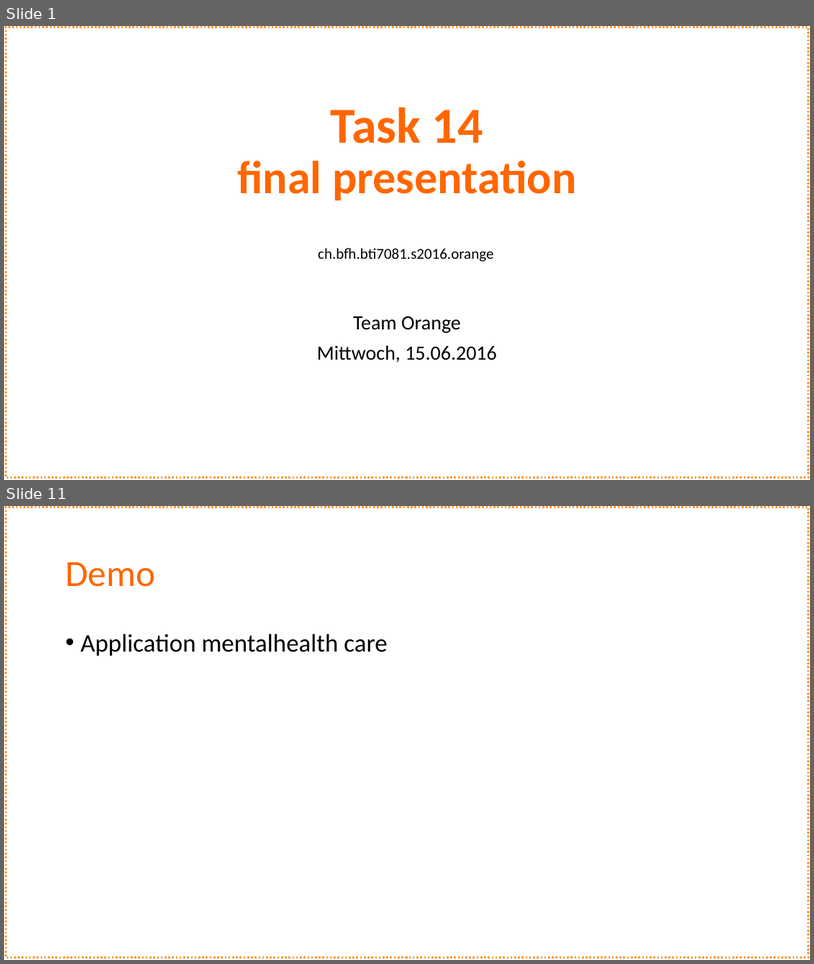
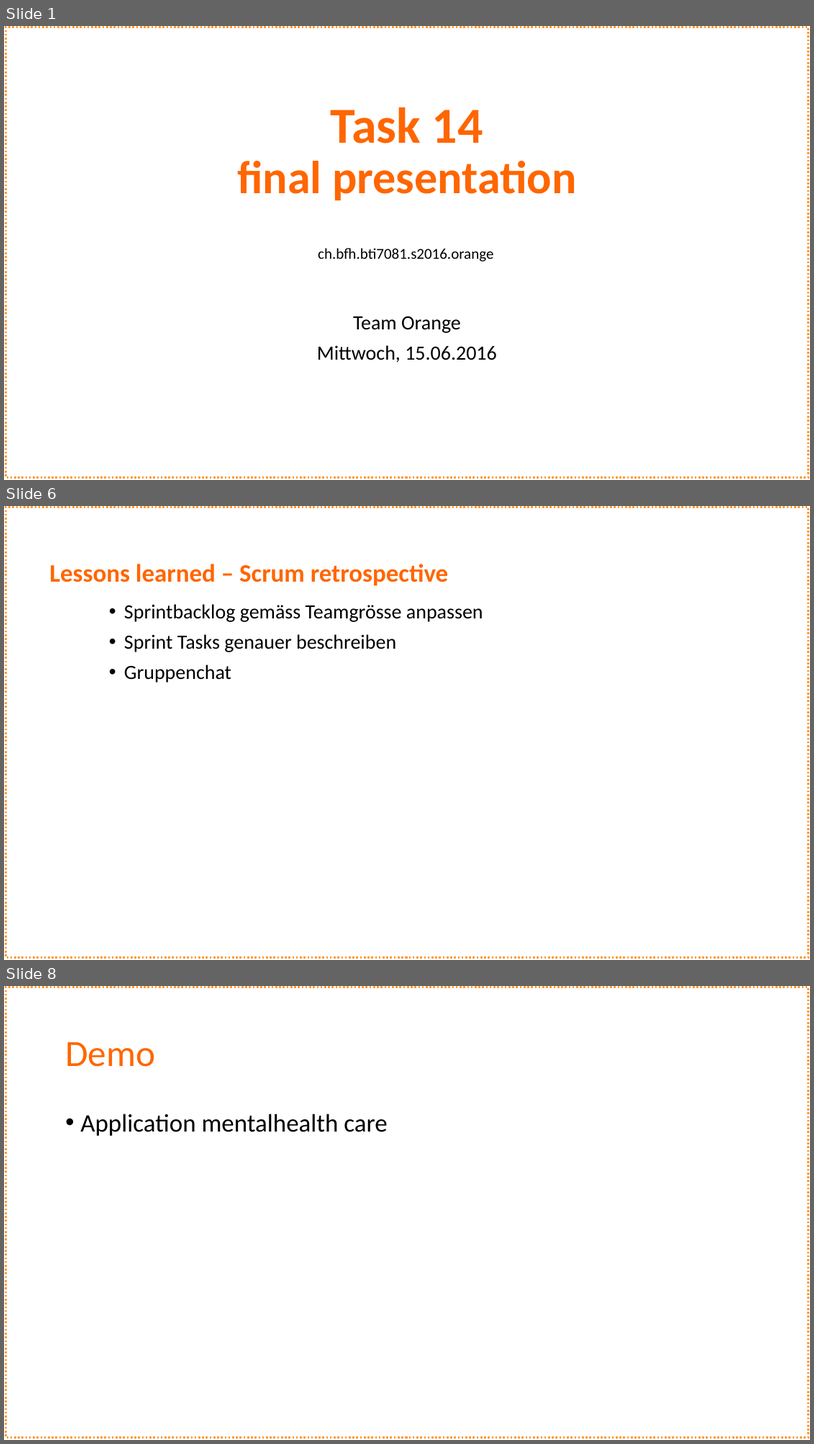
Before and after one commit to schne5/ch.bfh.bti7081.s2016.orange, a slide deck: doc/Task14/Task 14_orange.pptx. Shown one above the other, each under a label of ours: slides 1 and 11 before the commit, slides 1, 6 and 8 after it; the slides between them are not shown. The pictures are 814x964 and 814x1444 pixels, drawn with LibreOffice and Linux fonts; fonts in the diff are those of the drawing. Boxes give left, top, right and bottom in pixels: in the first picture for what was removed or moved away, otherwise in the second. Text is boxed around its words. In the diff, an @@ line names an element or a change of style, - is before the commit and + after.

```diff
--- a/doc/Task14/Task 14_orange.pptx
+++ b/doc/Task14/Task 14_orange.pptx
@@ slide 6 added at (4, 506, 810, 960), background #FFFFFF; not listed: 1 template element that a slide beside it also shows @@
@@ text added at (49, 564, 449, 586), 30 pt, text #FF6600, bold @@
+Lessons learned – Scrum retrospective
@@ rectangle added at (257, 592, 282, 602), fill #FFFFFF, outline #FFFFFF 1 pt @@
@@ text added at (124, 604, 484, 682), 24 pt, text #000000 @@
+• Sprintbacklog gemäss Teamgrösse anpassen
+• Sprint Tasks genauer beschreiben
+• Gruppenchat
@@ rectangle added at (262, 607, 512, 851), fill #FFFFFF, outline #FFFFFF 1 pt @@
@@ rectangle added at (263, 618, 268, 862), fill #FFFFFF, outline #FFFFFF 1 pt @@
@@ rectangle added at (260, 676, 265, 920), fill #FFFFFF, outline #FFFFFF 1 pt @@
@@ rectangle added at (147, 936, 157, 948), fill #FFFFFF, outline #FFFFFF 1 pt @@
@@ rectangle added at (257, 928, 267, 936), fill #FFFFFF, outline #FFFFFF 1 pt @@
@@ rectangle added at (257, 924, 267, 932), fill #FFFFFF, outline #FFFFFF 1 pt @@
@@ what was slide 11 is now slide 8 @@
```
Also in this commit, not shown: 5 slides changed, 4 slides removed, 1 other file.
